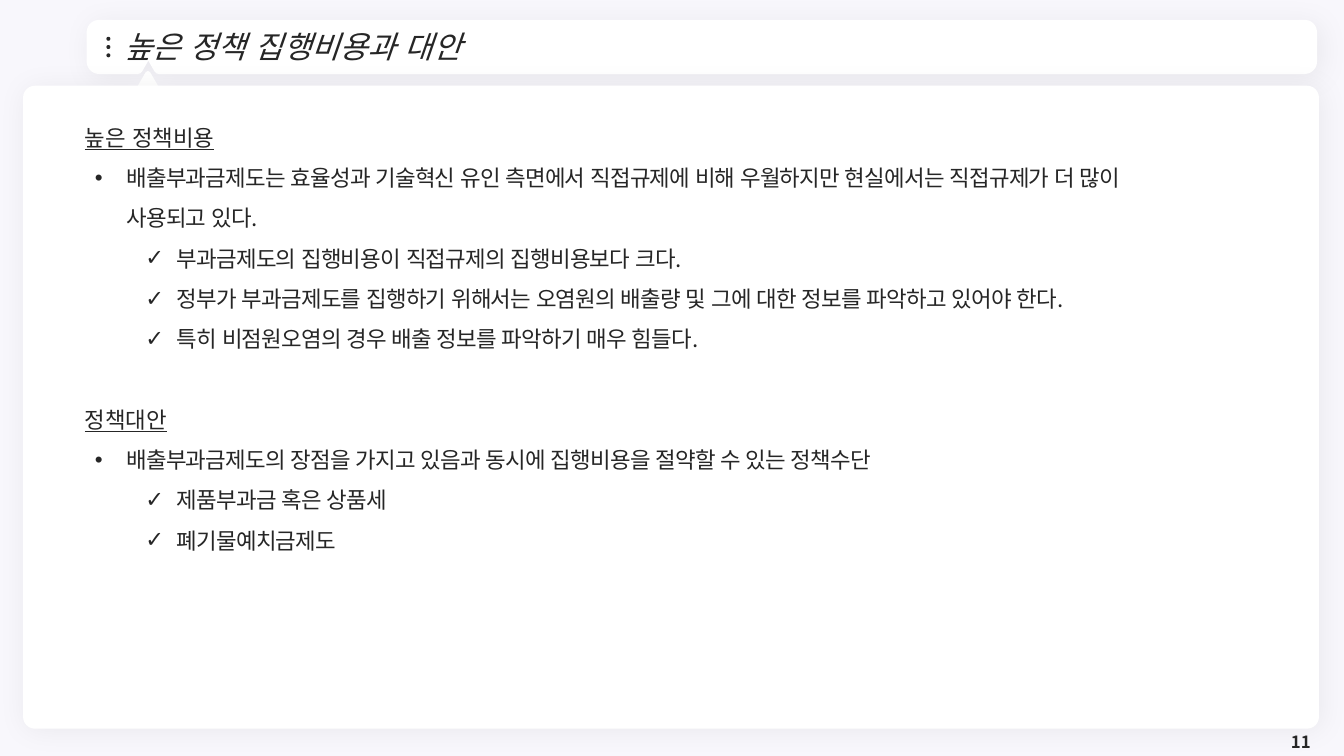
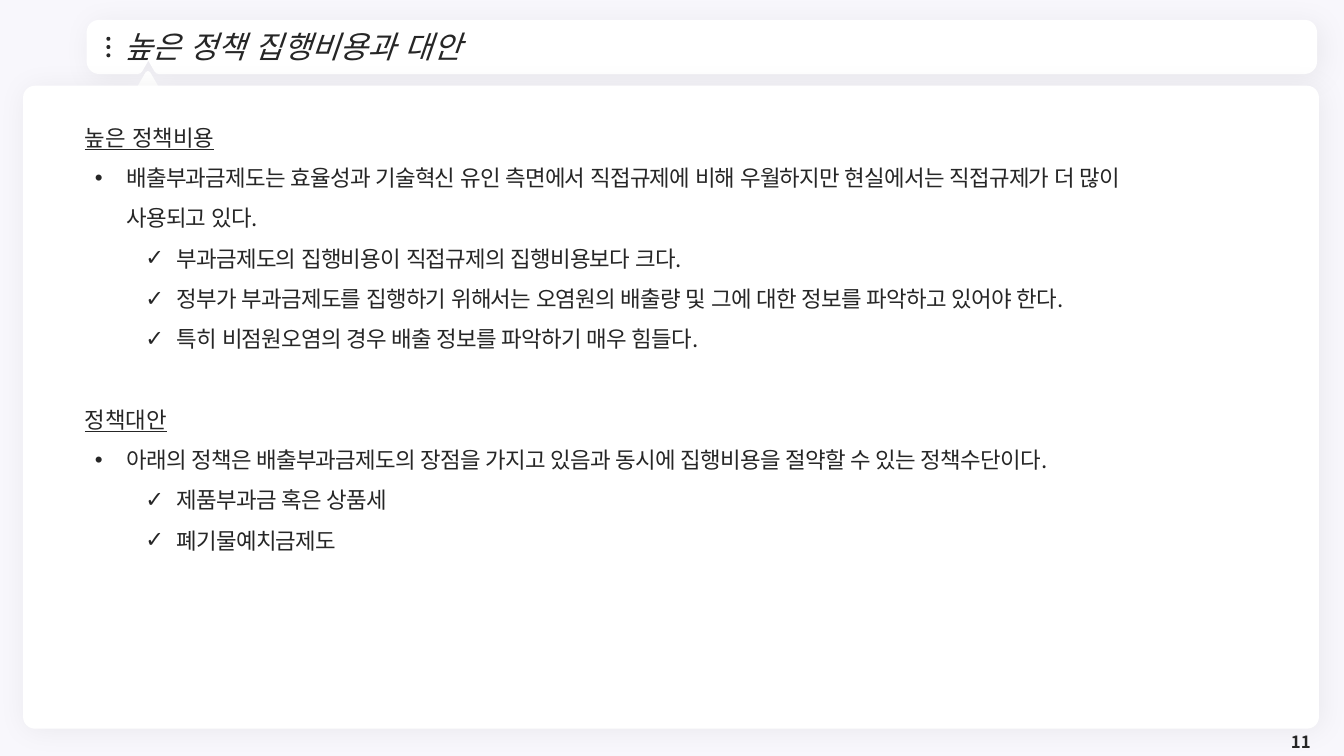
Before and after one commit to meandthey/Teaching, a slide deck: slide 11 of 환경경제학/2026-1/환경경제학_Chapter_07 (Section2부터).pptx. Drawn at 1344x756 pixels with LibreOffice and Linux fonts; fonts in the diff are those of the drawing; background and template pictures are left out. Boxes give left, top, right and bottom in pixels: in the first picture for what was removed or moved away, otherwise in the second. Text is boxed around its words. In the diff, an @@ line names an element or a change of style, - is before the commit and + after.

```diff
--- a/환경경제학/2026-1/환경경제학_Chapter_07 (Section2부터).pptx
+++ b/환경경제학/2026-1/환경경제학_Chapter_07 (Section2부터).pptx
@@ text at box(126, 449, 1048, 470): text changed @@
-• 배출부과금제도의 장점을 가지고 있음과 동시에 집행비용을 절약할 수 있는 정책수단
+• 아래의 정책은 배출부과금제도의 장점을 가지고 있음과 동시에 집행비용을 절약할 수 있는 정책수단이다.
```
Also in this commit, not shown: 9 other slides changed, 3 other files.
